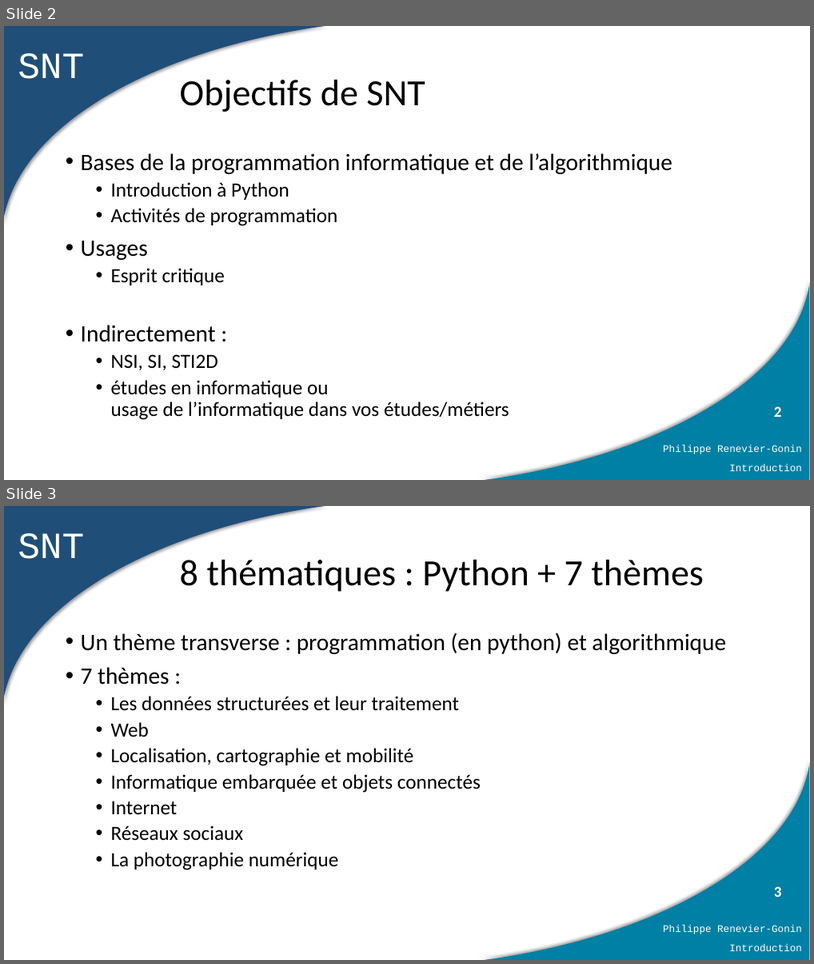
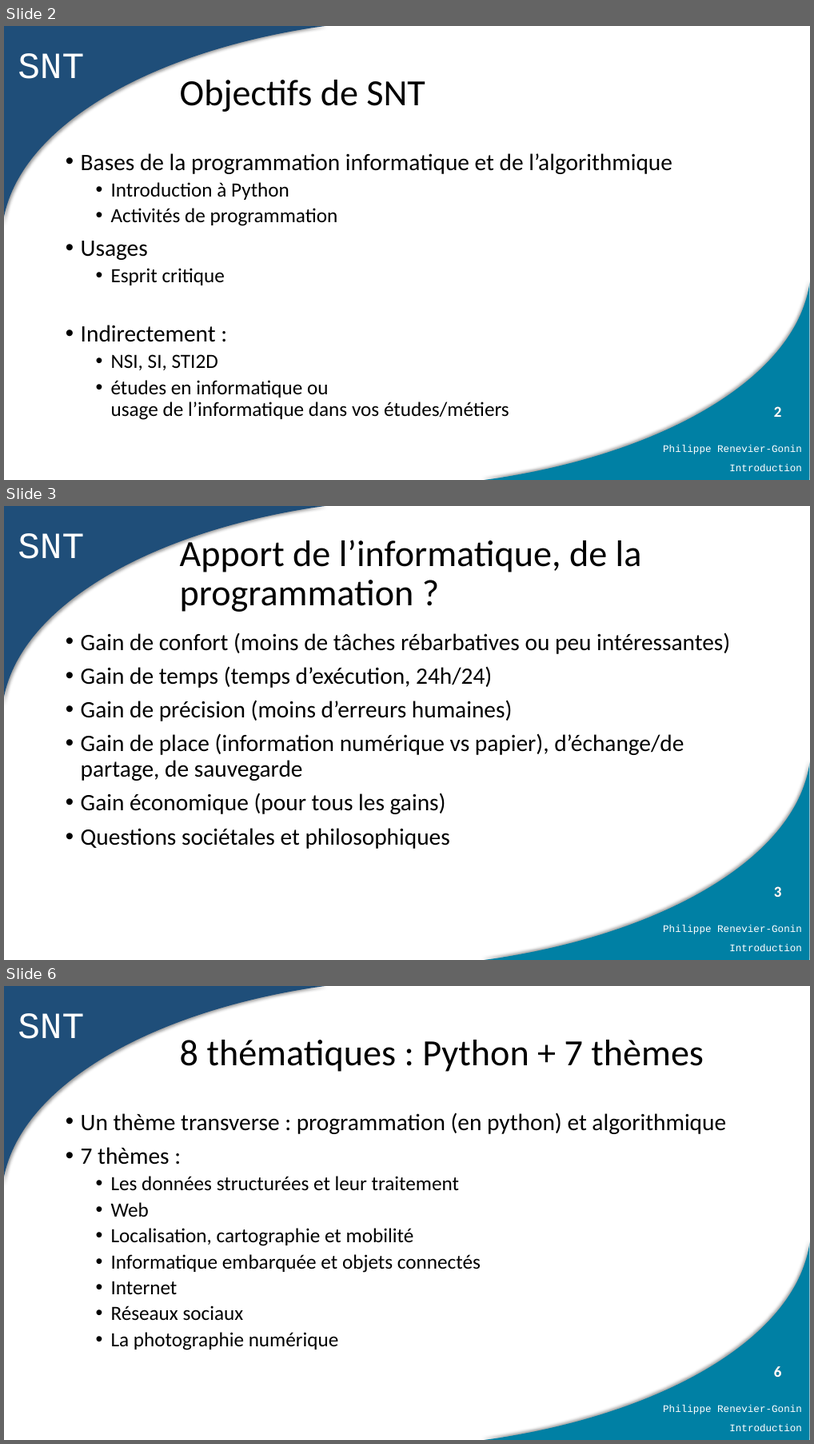
Before and after one commit to PhilippeRenevierGonin/snt, a slide deck: 01_python/cours/01_introduction générale.pptx. Shown one above the other, each under a label of ours: slides 2 and 3 before the commit, slides 2, 3 and 6 after it; the slides between them are not shown. The pictures are 814x964 and 814x1444 pixels, drawn with LibreOffice and Linux fonts; fonts in the diff are those of the drawing. Boxes give left, top, right and bottom in pixels: in the first picture for what was removed or moved away, otherwise in the second. Text is boxed around its words. In the diff, an @@ line names an element or a change of style, - is before the commit and + after.

```diff
--- a/01_python/cours/01_introduction générale.pptx
+++ b/01_python/cours/01_introduction générale.pptx
@@ slide 3 added at (x1=4, y1=506, x2=810, y2=960), background #FFFFFF; not listed: 7 template elements that a slide beside it also shows @@
@@ title added at (x1=180, y1=535, x2=642, y2=612), 44 pt, text #000000 @@
+Apport de l’informatique, de la programmation ?
@@ text added at (x1=81, y1=632, x2=730, y2=848), 28 pt, text #000000 @@
+• Gain de confort (moins de tâches rébarbatives ou peu intéressantes)
+• Gain de temps (temps d’exécution, 24h/24)
+• Gain de précision (moins d’erreurs humaines)
+• Gain de place (information numérique vs papier), d’échange/de partage, de sauvegarde
+• Gain économique (pour tous les gains)
+• Questions sociétales et philosophiques
@@ what was slide 3 is now slide 6 @@
@@ page number at (x1=762, y1=1347, x2=810, y2=1394): text changed @@
-3
+6
@@ page number at (x1=774, y1=1366, x2=782, y2=1377): text changed @@
-3
+6
```
Also in this commit, not shown: 2 slides changed, 2 other slides added, 1 slide removed, 16 other files.
